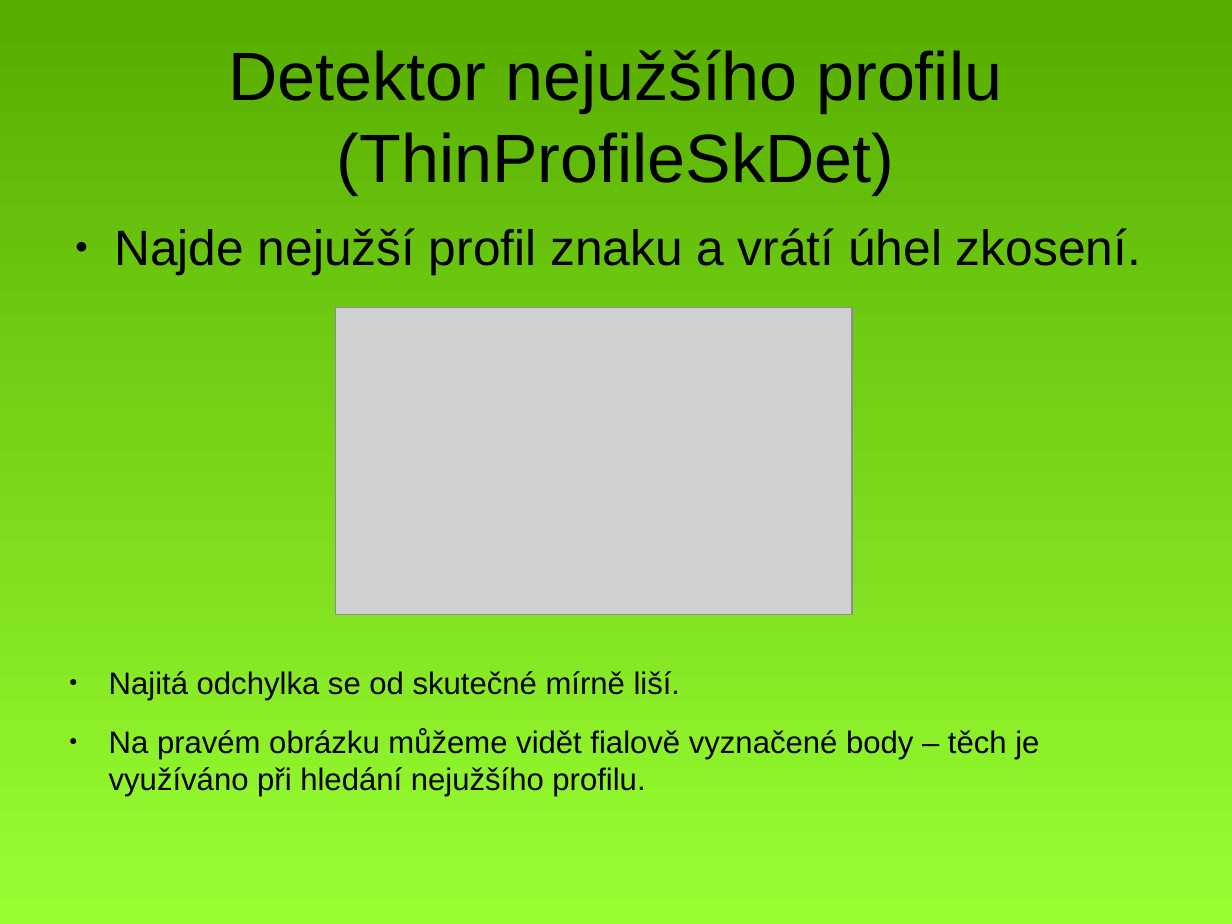
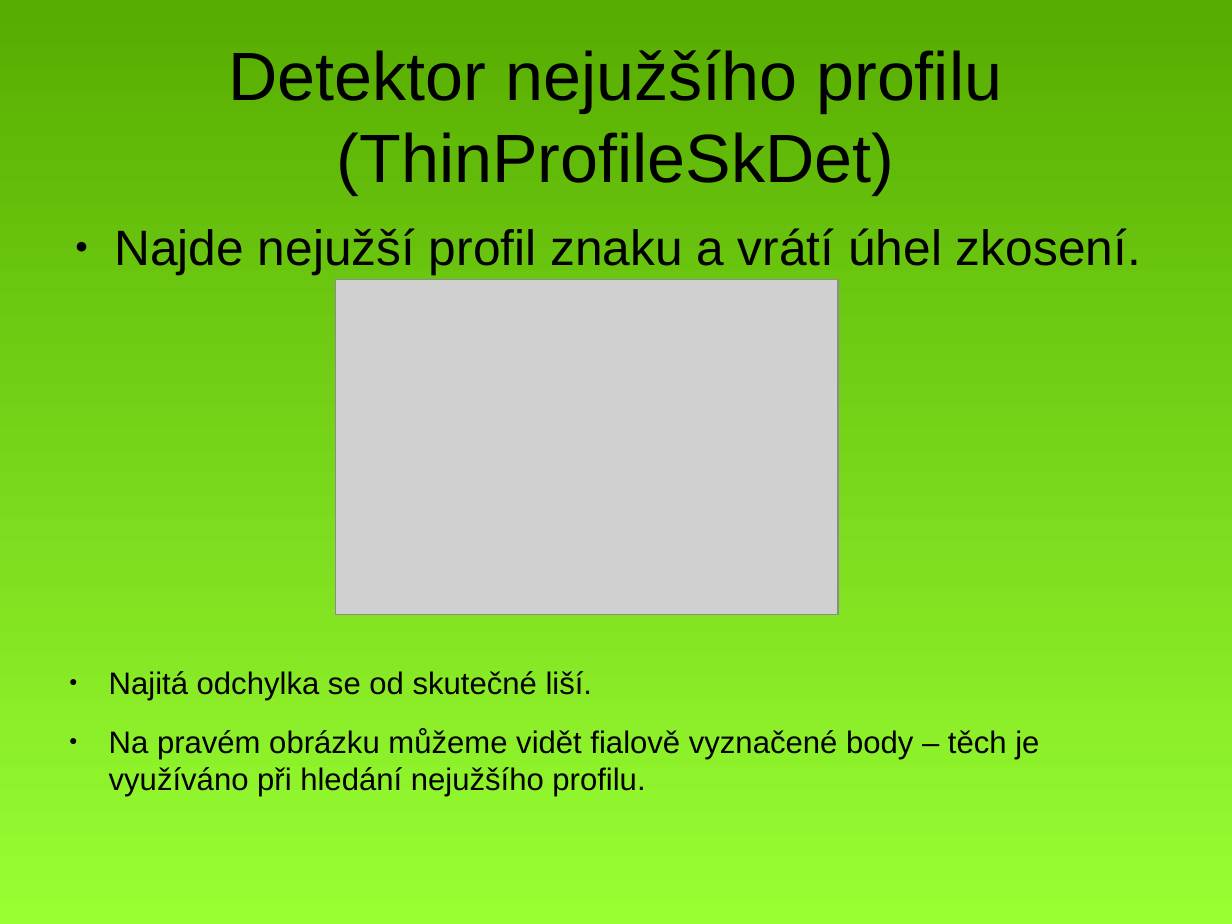
Before and after one commit to MichalBusta/skewDetection, a slide deck: slide 4 of doc/Skew_Detection.odp. Drawn at 1232x924 pixels with LibreOffice and Linux fonts; fonts in the diff are those of the drawing; grey boxes stand for pictures. Boxes give left, top, right and bottom in pixels: in the first picture for what was removed or moved away, otherwise in the second. Text is boxed around its words. In the diff, an @@ line names an element or a change of style, - is before the commit and + after.

```diff
--- a/doc/Skew_Detection.odp
+++ b/doc/Skew_Detection.odp
@@ picture: place and size @@
-picture at [335,307,852,615]
+picture at [335,279,838,615]
@@ text at [109,671,593,700]: text changed @@
-● Najitá odchylka se od skutečné mírně liší.
+● Najitá odchylka se od skutečné liší.
```
Also in this commit, not shown: 4 other slides changed, 2 other files.
